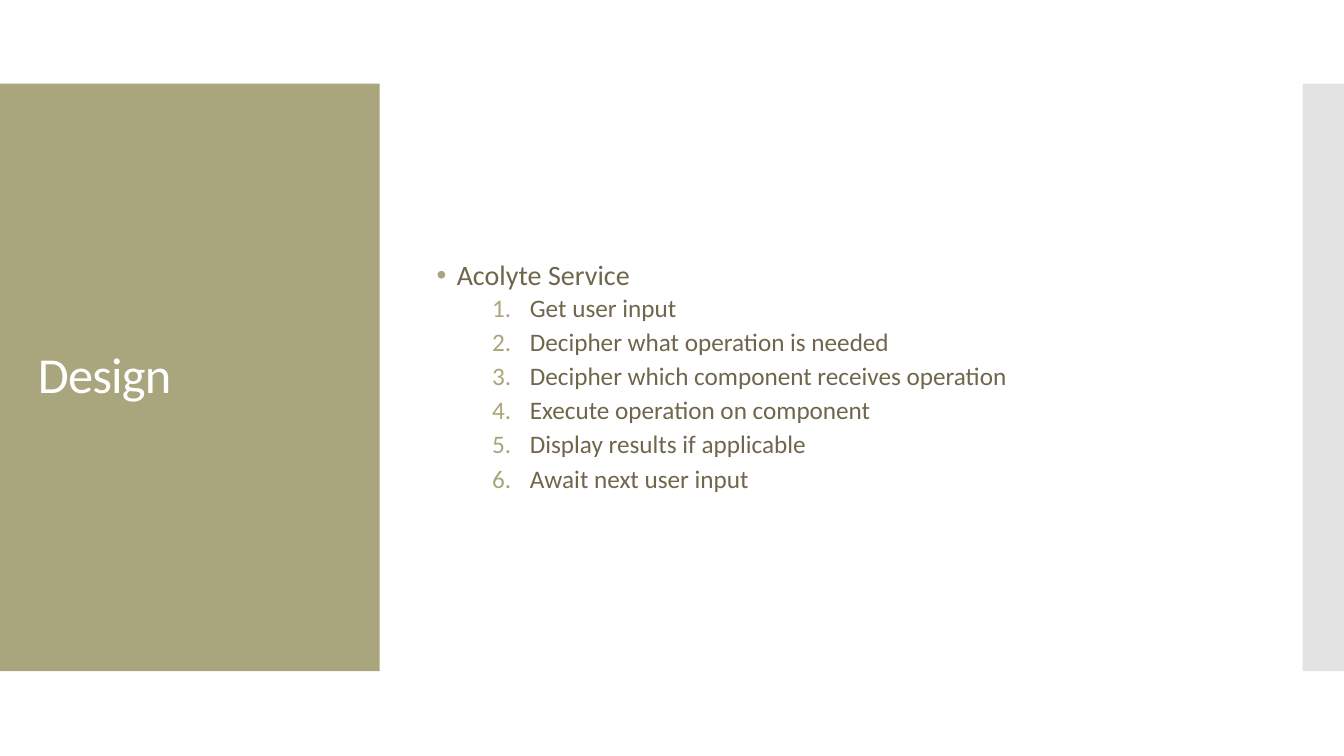
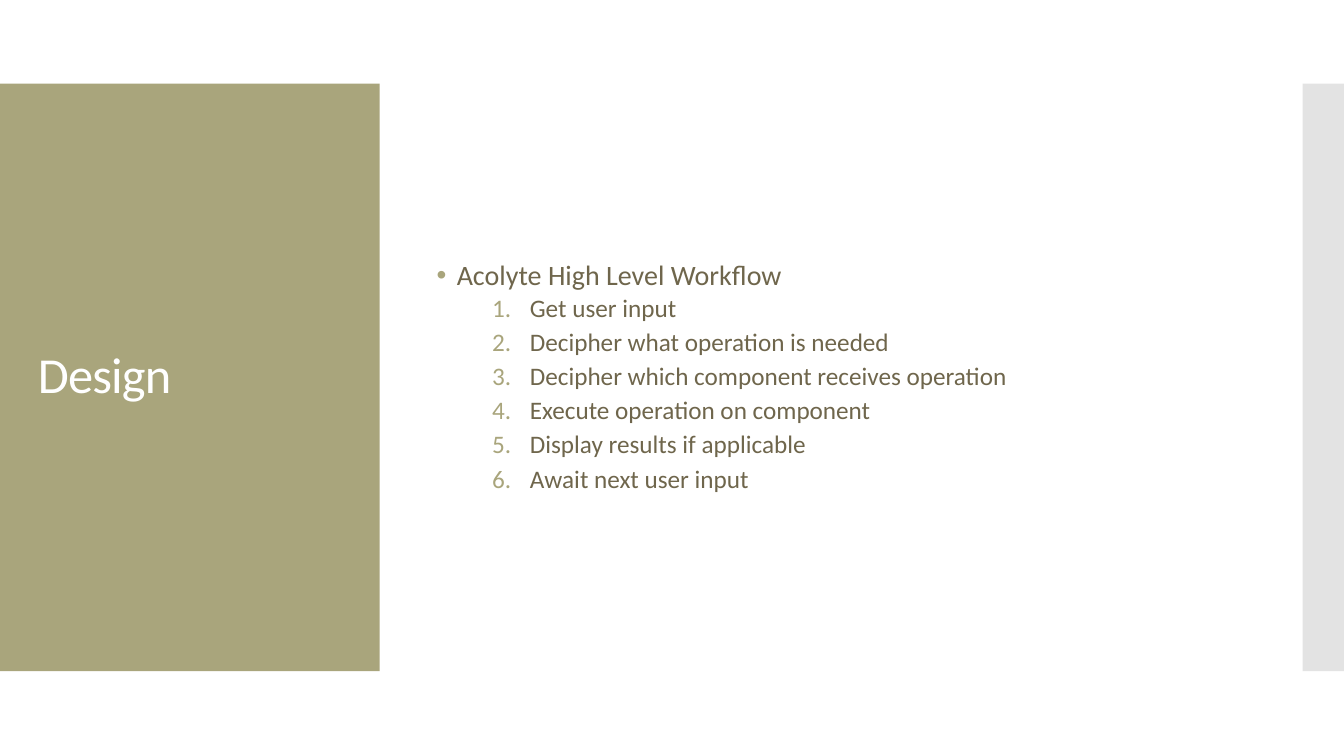
Before and after one commit to swen5232/Final, a slide deck: slide 7 of Acolyte/AcolytePresentation.pptx. Drawn at 1344x756 pixels with LibreOffice and Linux fonts; fonts in the diff are those of the drawing. Boxes give left, top, right and bottom in pixels: in the first picture for what was removed or moved away, otherwise in the second. Text is boxed around its words. In the diff, an @@ line names an element or a change of style, - is before the commit and + after.

```diff
--- a/Acolyte/AcolytePresentation.pptx
+++ b/Acolyte/AcolytePresentation.pptx
@@ text at [457,265,782,290]: text changed @@
-• Acolyte Service
+• Acolyte High Level Workflow
```
Also in this commit, not shown: 2 other slides changed, 1 slide added.
